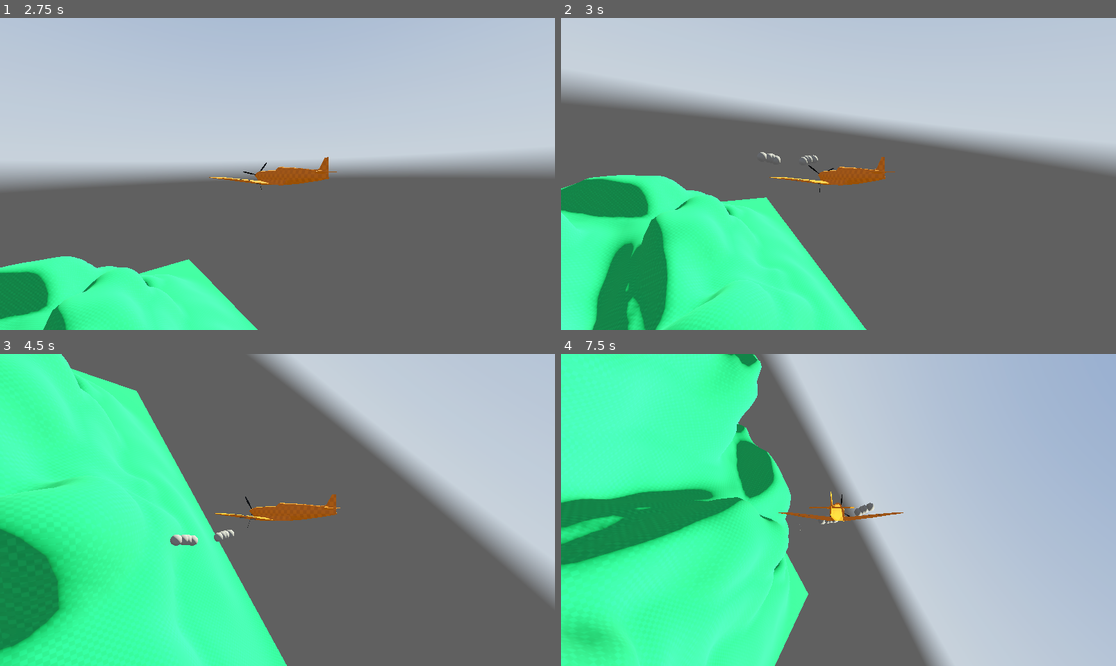
Above: before the commit, frames 1-4 (two rows, left to right).
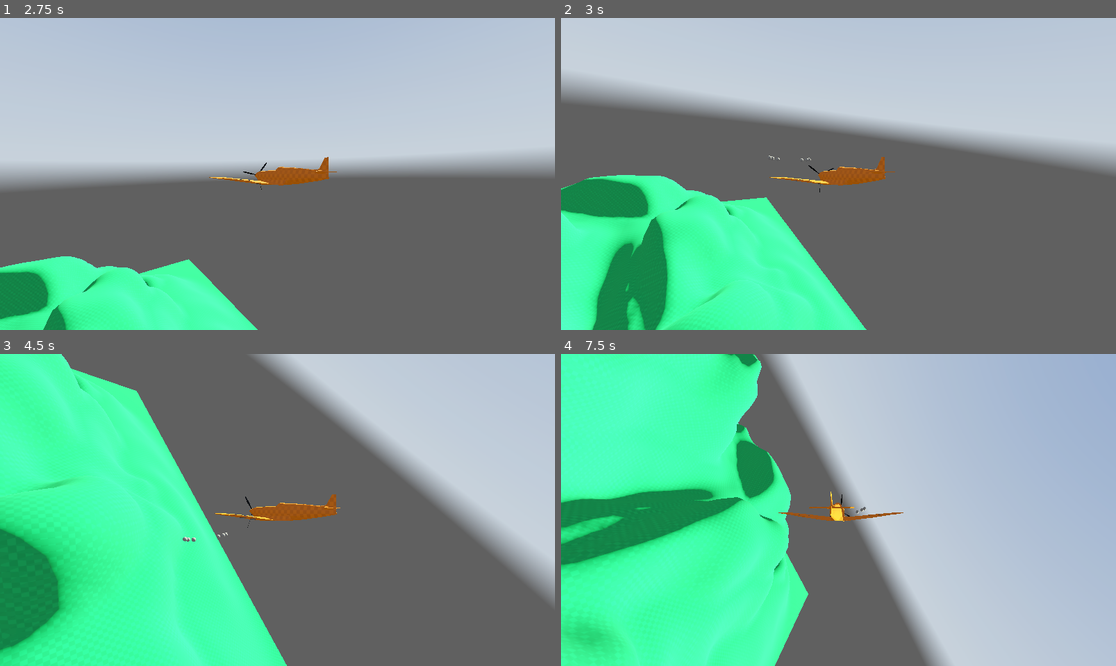
Above: after the commit, the same moments.

Repository: Monkeytonk115/godot-dogfight
Game: Godot game, scene res://scenes/main.tscn
Two runs of this game, one before a commit and one after it. Both use one fixed random seed, a clock stepped at 60 frames per second and the inputs below. A sky picture missing from this copy of the repository is replaced by a grey-blue gradient.
Inputs (mouse positions are in pixels of both pictures, inside the frame that each line leads up to):
- Up to frame 1 (2.75 s): click (277, 189) at 0.52 s; type "12" at 0.6 s; click (277, 205) at 0.75 s; type "Alex" at 0.83 s; click "Host Multiplayer" at 1.25 s; move the mouse to (399, 158) at 2.02 s; hold D (Roll_Right) from 2.03 s (still down); hold Right mouse button (free_cam) from 2.03 s (still down)
- Up to frame 2 (3 s): move the mouse to (727, 189) at 2.77 s; release D (Roll_Right) at 2.78 s; release Right mouse button (free_cam) at 2.78 s; hold W (Pitch_Down) from 2.78 s (still down); tap Space (trigger) at 2.85 s
- Up to frame 3 (4.5 s): move the mouse to (333, 441) at 3.52 s; release W (Pitch_Down) at 3.53 s; hold D (Roll_Right) 3.53-4.28 s; hold Right mouse button (free_cam) 3.53-4.28 s; move the mouse to (249, 572) at 4.27 s; hold S (Pitch_Up) from 4.28 s (still down); tap Space (trigger) at 4.35 s
- Up to frame 4 (7.5 s): move the mouse to (1005, 556) at 5.02 s; release S (Pitch_Up) at 5.03 s; hold Right mouse button (free_cam) 5.03-5.78 s; hold A (Roll_Left) 5.03-6.53 s; move the mouse to (672, 463) at 5.77 s; tap Space (trigger) at 5.85, 7.35 s; move the mouse to (866, 510) at 6.52 s; hold W (Pitch_Down) 6.53-7.28 s; hold Right mouse button (free_cam) 6.53-7.28 s; move the mouse to (755, 432) at 7.27 s; hold D (Roll_Right) from 7.28 s (still down)

Frame 1 is identical in both runs. In frame 2, less than 0.1% of the frame differs, in the area x 35-47%, y 42-47%; in frame 3, 0.2%, in the area x 30-43%, y 56-62%; in frame 4, less than 0.1%.

Commit message:
change bullet size and connect collision signal

Diff:
--- a/scenes/action/bullet.tscn
+++ b/scenes/action/bullet.tscn
@@ -3,9 +3,12 @@
 [ext_resource type="Script" path="res://scenes/action/bullet.gd" id="1_6xryj"]
 
 [sub_resource type="SphereMesh" id="SphereMesh_ieyht"]
+radius = 0.2
+height = 0.4
 radial_segments = 16
 
 [sub_resource type="SphereShape3D" id="SphereShape3D_qy6q4"]
+radius = 0.2
 
 [node name="Bullet" type="RigidBody3D"]
 collision_layer = 2
@@ -16,3 +19,5 @@
 
 [node name="CollisionShape3D" type="CollisionShape3D" parent="."]
 shape = SubResource("SphereShape3D_qy6q4")
+
+[connection signal="body_entered" from="." to="." method="_on_body_entered"]
